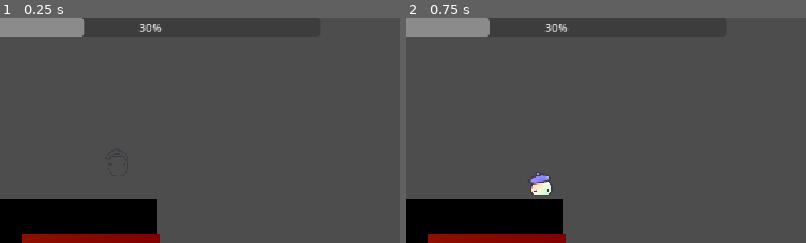
Above: before the commit, frames 1-2 (left to right).
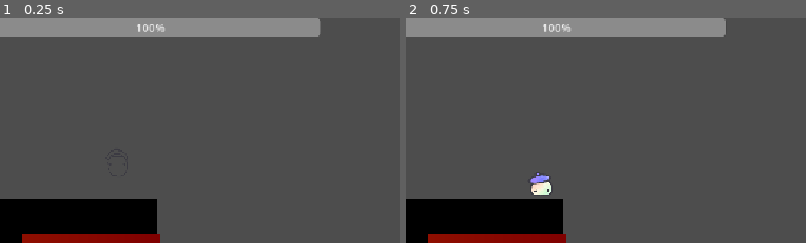
Above: after the commit, the same moments.

Repository: Cayuga007/summer-summit-2026
Game: Godot game, scene res://Levels/Level_3.tscn
Two runs of this game, one before a commit and one after it. Both use one fixed random seed, a clock stepped at 60 frames per second and the inputs below. This scene is started directly instead of the project's main scene. The engine's default icon, where the game draws it, is replaced by a stand-in: a white triangle on a blue panel in a dark square.
Inputs (mouse positions are % of the whole screen's width and height, from its top left):
- Up to frame 1 (0.25 s): no input
- Up to frame 2 (0.75 s): tap Enter at 0.5 s; move the mouse to (72, 45) at 0.52 s; hold D (right) from 0.53 s (still down); click (72, 45) at 0.67 s
The pictures show only the part of the screen within x 2-52%, y 0-50%; the shares and areas given below are measured in that part.

The runs differ from the first frame. In frame 1, 4.9% of the frame differs, in the area x 20-81%, y 0-9%; in frame 2, 4.9%.

Commit message:
added a colour unlock system

Diff:
--- a/Levels/Level_3.tscn
+++ b/Levels/Level_3.tscn
@@ -13,7 +13,6 @@
 [node name="Level_3" type="Node2D" unique_id=57220166 node_paths=PackedStringArray("_buckets")]
 script = ExtResource("1_67bi5")
 _buckets = NodePath("Buckets")
-starting_paint_amount = 30.0
 
 [node name="LevelCompleted" parent="." unique_id=1998881133 instance=ExtResource("2_usv5v")]
 visible = false
--- a/Scripts/PlayerVariables.gd
+++ b/Scripts/PlayerVariables.gd
@@ -1,6 +1,9 @@
 extends Node
 
 
+const UNLOCK_EVERY := 3
+
+# Waiting to be unlocked, in order.
 var colors = [
 	preload("res://platforms/IcePlatform.tscn"),
 	preload("res://platforms/JumpPlatform.tscn"),
@@ -8,9 +11,27 @@
 	preload("res://platforms/PortalPlatform.tscn"),
 ]
 
+# Currently available paint colors.
 var unlocked_colors = [
 	preload("res://platforms/platform.tscn"),
 ]
+
+var completed_levels: Array[int] = []
+
+
+func register_level_completed(level_index: int) -> void:
+	if completed_levels.has(level_index):
+		return
+	completed_levels.append(level_index)
+	if completed_levels.size() % UNLOCK_EVERY == 0:
+		_unlock_next_color()
+
+
+func _unlock_next_color() -> void:
+	var next_index := unlocked_colors.size() - 1
+	if next_index < 0 or next_index >= colors.size():
+		return
+	unlocked_colors.append(colors[next_index])
 
 # Level parameters
 var max_meter_amount: float = 100
--- a/Scripts/level.gd
+++ b/Scripts/level.gd
@@ -43,6 +43,7 @@
 
 
 func _on_level_completed() -> void:
+	PlayerVariables.register_level_completed(LevelManager.current_index)
 	pause_menu.hide()
 	$LevelCompleted.show()
 	get_tree().paused = true
--- a/player.gd
+++ b/player.gd
@@ -190,4 +190,4 @@
 
 	# 5. Handle reload or respawn after the death animation finishes
 	await sprite.animation_finished
-	# get_tree().reload_current_scene()
+	LevelManager.retry()
